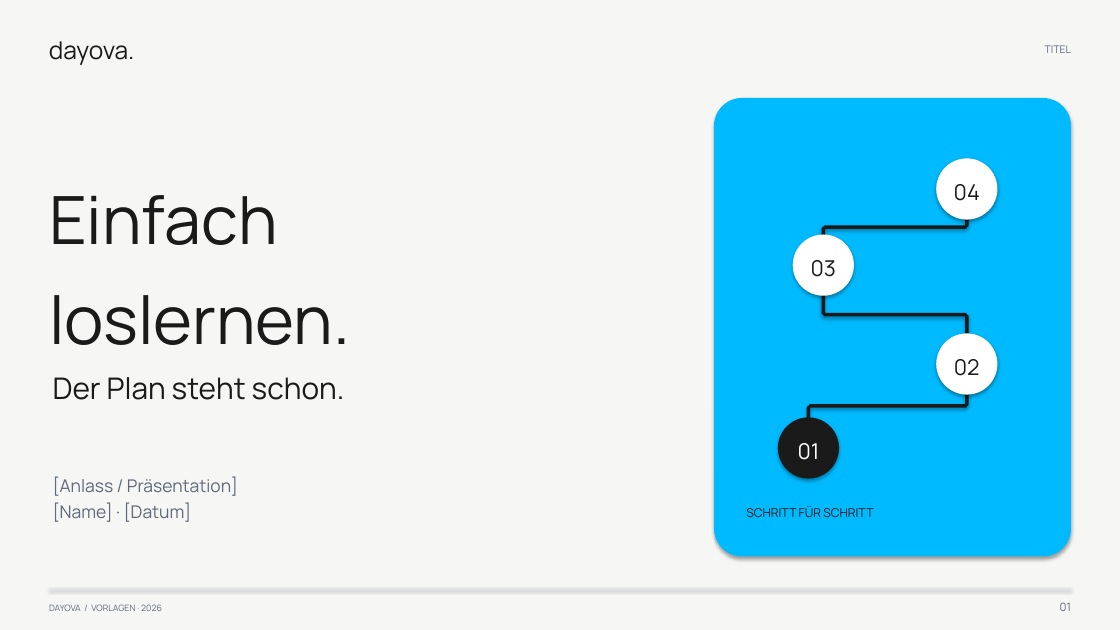
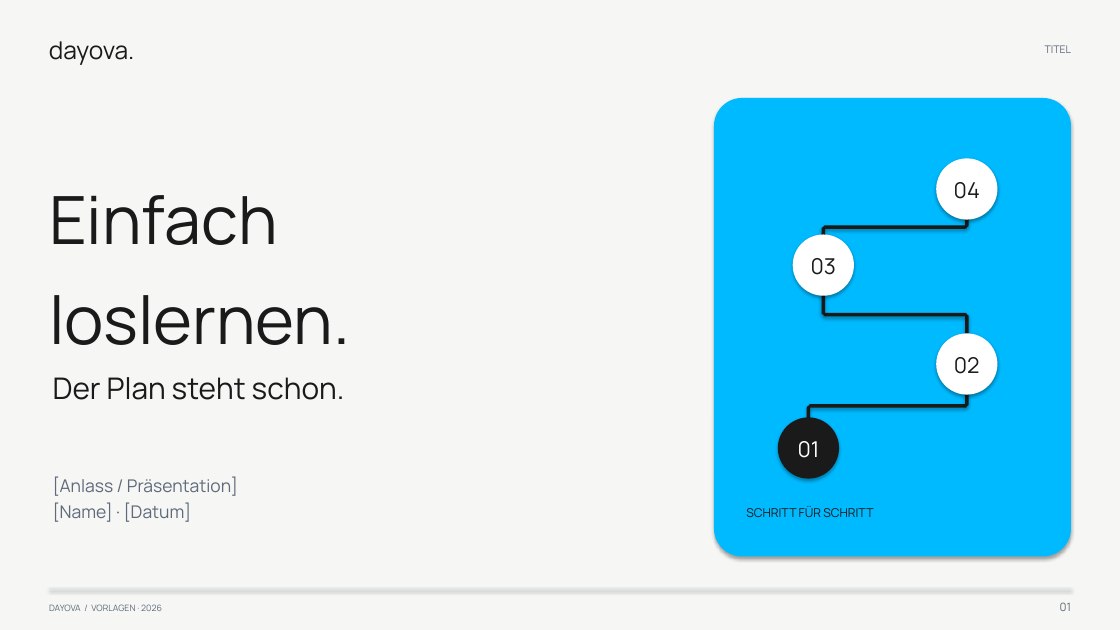
Before and after one commit to Dayova/dayova-mvp, a slide deck: slide 1 of brand/templates/dist/Dayova-Presentation.pptx. Drawn at 1120x630 pixels with LibreOffice and Linux fonts; fonts in the diff are those of the drawing. Boxes give left, top, right and bottom in pixels: in the first picture for what was removed or moved away, otherwise in the second. Text is boxed around its words. In the diff, an @@ line names an element or a change of style, - is before the commit and + after.

```diff
--- a/brand/templates/dist/Dayova-Presentation.pptx
+++ b/brand/templates/dist/Dayova-Presentation.pptx
@@ line spacing 1.25 to 1; vertical alignment top to middle in 4 elements at (x1=954, y1=182, x2=980, y2=199), (x1=798, y1=441, x2=820, y2=458), (x1=954, y1=357, x2=980, y2=374), (x1=811, y1=258, x2=836, y2=275) @@
```
Also in this commit, not shown: 4 other slides changed, 13 other files.
